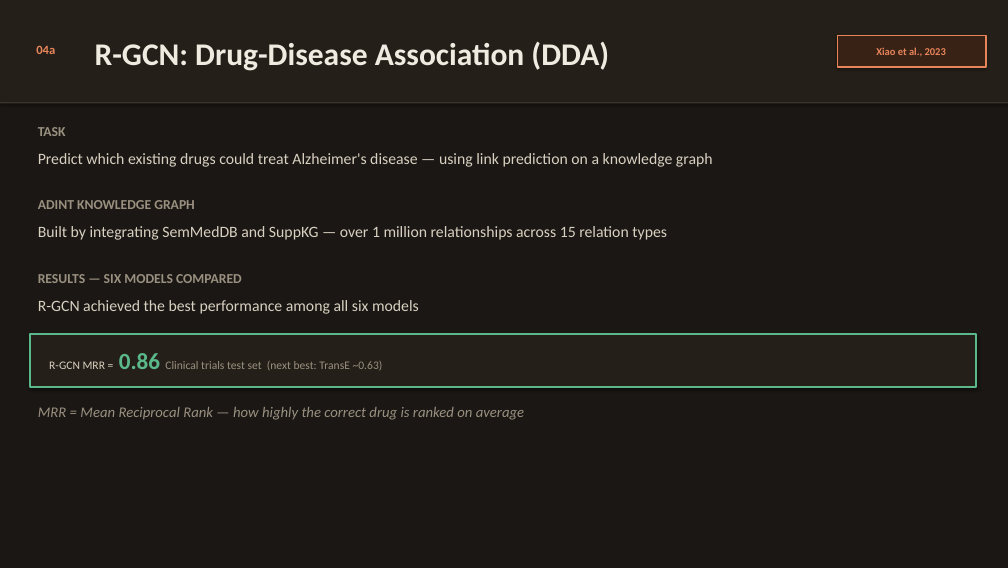
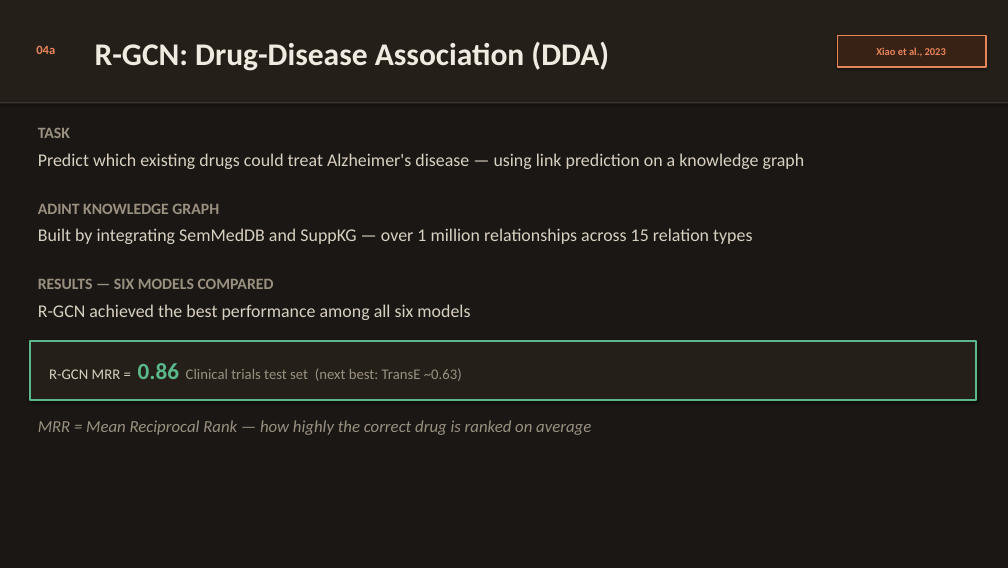
Before and after one commit to yc-02/yc-02.github.io, a slide deck: slide 6 of download/slides.pptx. Drawn at 1008x568 pixels with LibreOffice and Linux fonts; fonts in the diff are those of the drawing. Boxes give left, top, right and bottom in pixels: in the first picture for what was removed or moved away, otherwise in the second. Text is boxed around its words. In the diff, an @@ line names an element or a change of style, - is before the commit and + after.

```diff
--- a/download/slides.pptx
+++ b/download/slides.pptx
@@ size 13 to 15 pt in 3 elements at [38,128,70,138], [38,204,219,214], [38,279,274,289] @@
@@ size 15 to 17 pt in 3 elements at [38,153,805,169], [38,228,752,244], [38,304,470,320] @@
@@ rectangle: place and size @@
-rectangle at [30,334,976,387]
+rectangle at [30,341,976,400]
@@ text "R-GCN MRR = 0.86 Clinical ...": place and size @@
-text "R-GCN MRR = 0.86 Clinical ..." at [49,353,383,370]
+text "R-GCN MRR = 0.86 Clinical ..." at [49,363,462,381]
@@ text "R-GCN MRR = 0.86 Clinical ..." at [49,363,462,381]: size 11 to 14 pt @@
@@ text "MRR = Mean Reciprocal Rank ...": place and size @@
-text "MRR = Mean Reciprocal Rank ..." at [38,407,524,420]
+text "MRR = Mean Reciprocal Rank ..." at [38,420,591,435]
@@ text "MRR = Mean Reciprocal Rank ..." at [38,420,591,435]: size 14 to 16 pt @@
```
Also in this commit, not shown: 20 other slides changed, 2 slides added, 1 other file.
